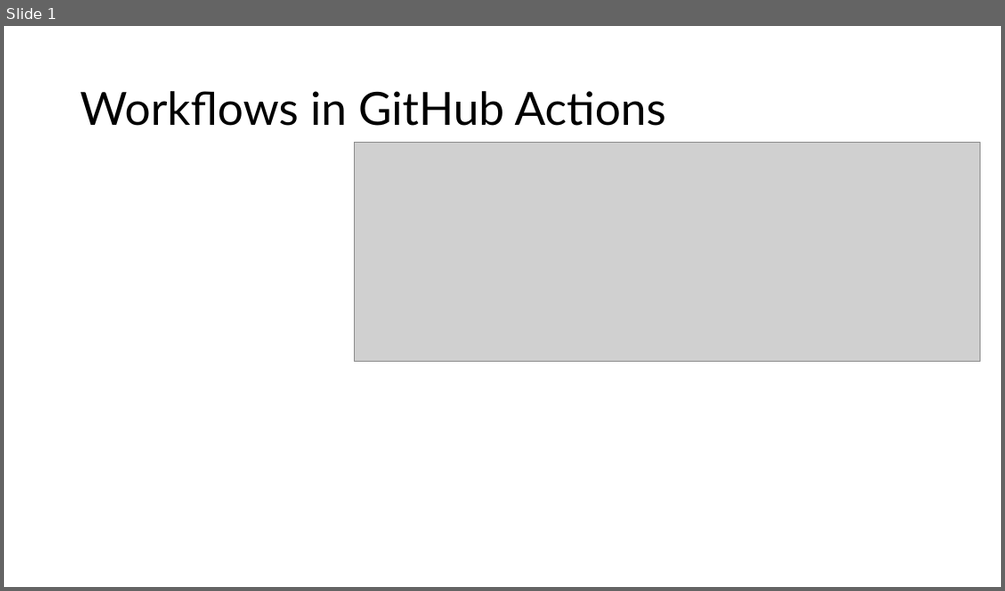
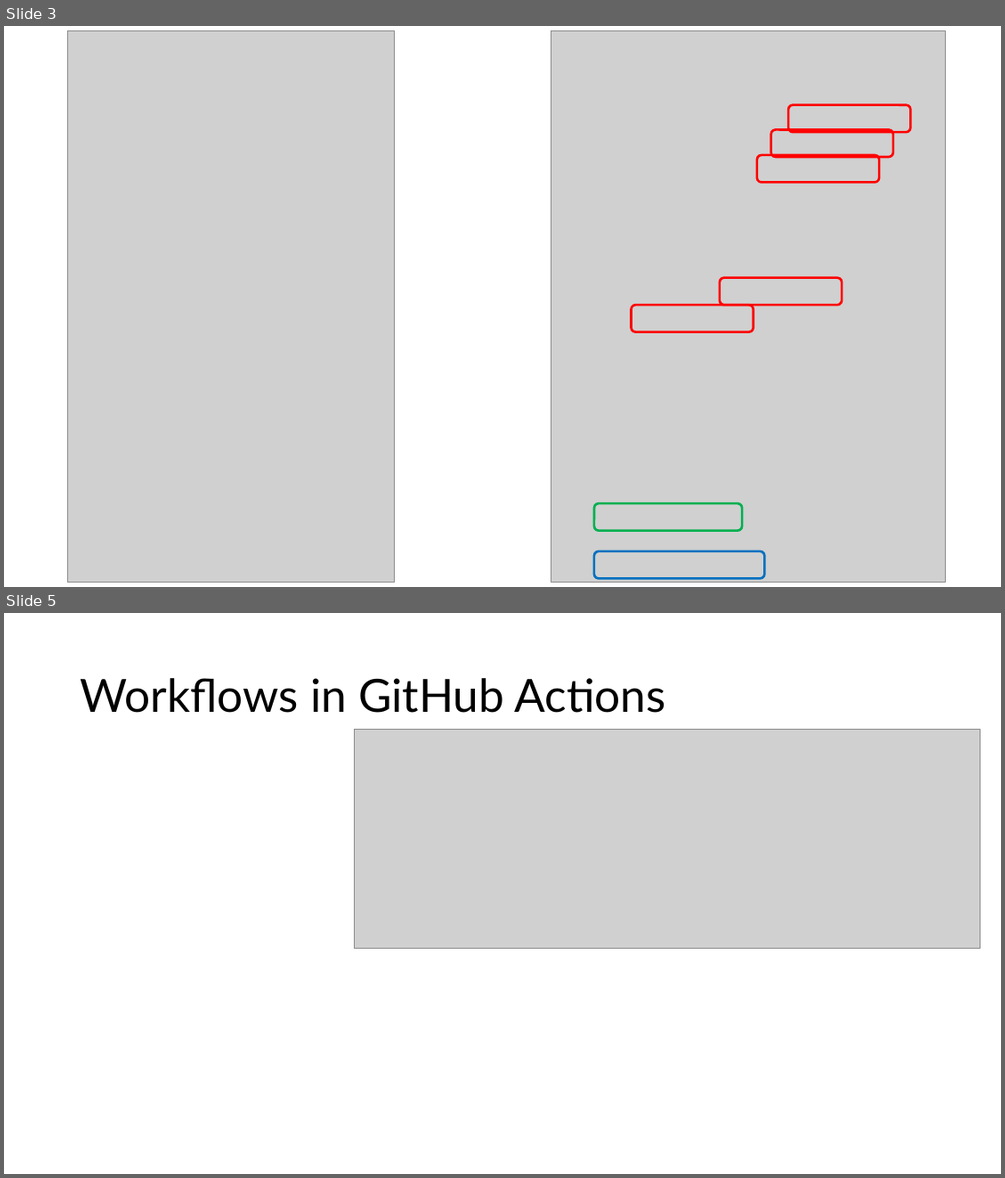
Before and after one commit to haberzdomi/CI-pipeline_project, a slide deck: Präsentation1.pptx. Shown one above the other, each under a label of ours: slide 1 before the commit, slides 3 and 5 after it; the slides between them are not shown. The pictures are 1005x591 and 1005x1178 pixels, drawn with LibreOffice and Linux fonts; fonts in the diff are those of the drawing; grey boxes stand for pictures. Boxes give left, top, right and bottom in pixels: in the first picture for what was removed or moved away, otherwise in the second. Text is boxed around its words. In the diff, an @@ line names an element or a change of style, - is before the commit and + after.

```diff
--- a/Präsentation1.pptx
+++ b/Präsentation1.pptx
@@ slide 3 added at <box>4,26,1001,587</box>, background #FFFFFF @@
@@ picture added at <box>67,31,395,581</box> @@
@@ picture added at <box>551,31,946,581</box> @@
@@ rounded rectangle added at <box>788,105,910,132</box>, outline #FF0000 2.25 pt @@
@@ rounded rectangle added at <box>771,130,893,157</box>, outline #FF0000 2.25 pt @@
@@ rounded rectangle added at <box>757,155,879,183</box>, outline #FF0000 2.25 pt @@
@@ rounded rectangle added at <box>720,278,841,305</box>, outline #FF0000 2.25 pt @@
@@ rounded rectangle added at <box>631,305,753,332</box>, outline #FF0000 2.25 pt @@
@@ rounded rectangle added at <box>594,503,742,530</box>, outline #00B050 2.25 pt @@
@@ rounded rectangle added at <box>594,551,764,578</box>, outline #0070C0 2.25 pt @@
@@ what was slide 1 is now slide 5 @@
```
Also in this commit, not shown: 4 other slides added.
